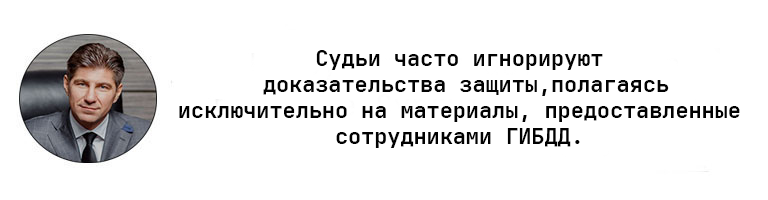
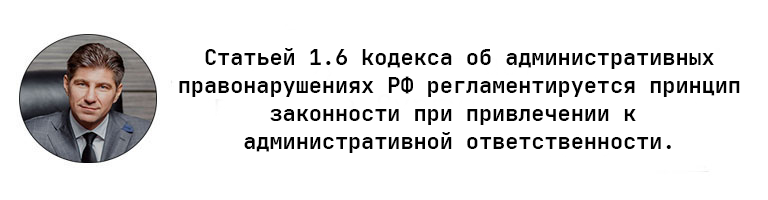
Layered file, before and after one edit (768 × 200). Changes by layer:
renamed "Судьи часто игнорируют доказательства защиты,полагаясь исключ" to "Статьей 1.6 kодекса об административных правонарушениях РФ рег", painted on it over [179, 48, 740, 153]
